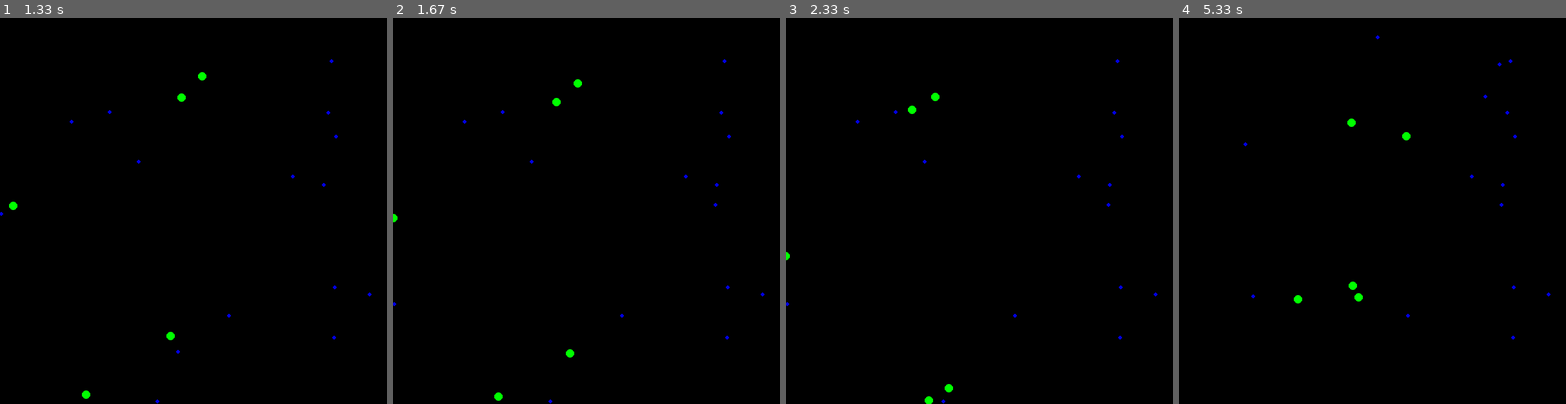
Above: before the commit, frames 1-4 (left to right).
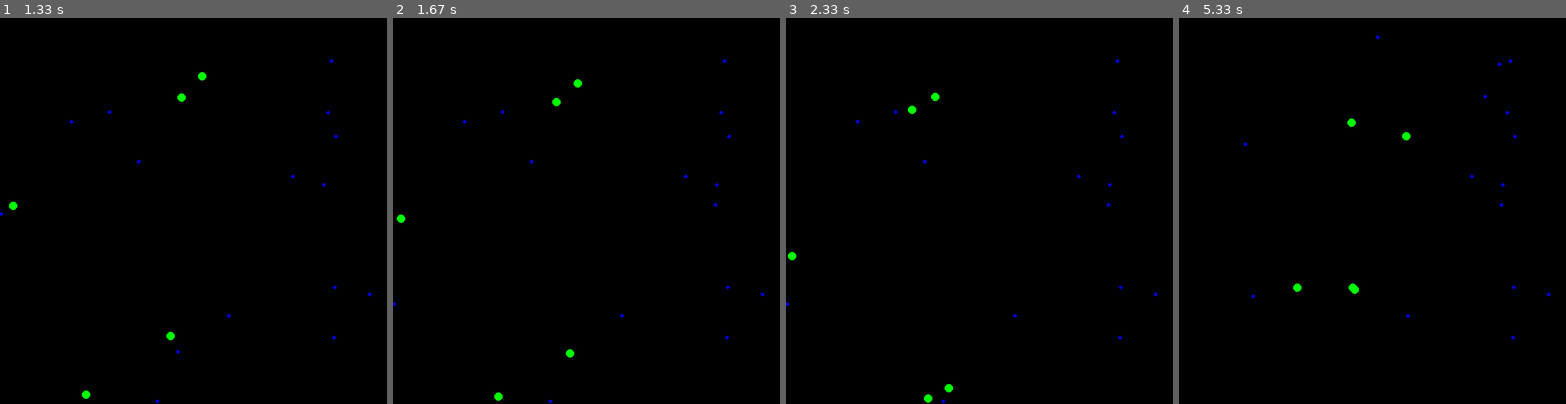
Above: after the commit, the same moments.

Repository: alexshelto/GeneticAlgorithm
Game: pygame game, started from Python/Motion/learnPygame/eatingBall.py
The game is run twice, just before and just after one commit, with the same random seed, the same clock (stepped at 60 frames per second) and the same inputs.
Inputs:
- Up to frame 1 (1.33 s): no input
- Up to frame 2 (1.67 s): no input
- Up to frame 3 (2.33 s): no input
- Up to frame 4 (5.33 s): no input

Frame 1 is identical in both runs. In frame 2, less than 0.1% of the frame differs, in the area x 0-4%, y 50-54%; in frame 3, less than 0.1%; in frame 4, 0.2%, in the area x 29-48%, y 68-74%.

Commit message:
Boundary set for organisms

Diff:
--- a/Python/Motion/learnPygame/eatingBall.py
+++ b/Python/Motion/learnPygame/eatingBall.py
@@ -12,11 +12,15 @@
 blue = (0,0,255)
 height = 600
 width = 600
-
-
-
-settings = {}
-settings['max_vel'] = 10
+boundary = 10
+
+
+
+settings = {
+    'max_vel': 10,
+    'health': 100
+}
+
 
 
 
@@ -30,6 +34,8 @@
     clock = pygame.time.Clock()
 
 
+
+
     orgs = []
     food = []
 
@@ -50,14 +56,22 @@
 
 
         for org in orgs[::-1]:
+            print(org.health)
             org.eat(food)
+            org.boundaries()
 
             org.update()
             org.draw()
 
+            if org.dead(food):
+                orgs.remove(org)
+                print("Organism died")
+
+
 
         for i in food:
             pygame.draw.circle(display, (0,0,225), [int(i[0]), int(i[1])], 3)
+
 
         pygame.display.update()
         clock.tick(60)
@@ -94,7 +108,7 @@
         self.max_force = .6
         self.color = green
         self.size = 6
-        self.health = 100
+        self.health = settings['health']
 
         self.window = window
 
@@ -129,7 +143,7 @@
 
             if distance < 5:
                 itemList.pop(foodIndex)
-                self.health += .2
+                self.health += 5
 
             if distance < closest_distance:
                 closest_distance = distance
@@ -148,12 +162,51 @@
 
         self.position += self.velocity
         self.acceleration *= 0
-        self.health -= 0.1
+        self.health -= 0.2
+        self.health = min(settings['health'], self.health)
 
     def draw(self):
         pygame.gfxdraw.aacircle(self.window, int(self.position[0]), int(self.position[1]), self.size, self.color)
         pygame.gfxdraw.filled_circle(self.window, int(self.position[0]), int(self.position[1]), self.size, self.color)
 
+    def dead(self, itemList):
+        if self.health > 0:
+            return False
+        else:
+            if self.position[0] < width-boundary and self.position[0] > boundary and self.position[1] < height-boundary and self.position[1] > boundary:
+                itemList.append(self.position)
+
+            return True
+
+    def boundaries(self):
+            desired = None
+
+            #if x value is on frame of boundary or visable window
+            if self.position[0] < boundary:
+                desired = numpy.array([self.max_vel, self.velocity[1]])
+                steer = desired-self.velocity
+                steer = normalise(steer)*self.max_force
+                self.apply_force(steer)
+
+            #if x value is larger than the window or outside
+            elif self.position[0] > width - boundary:
+                desired = numpy.array([-self.max_vel, self.velocity[1]])
+                steer = desired-self.velocity
+                steer = normalise(steer)*self.max_force
+                self.apply_force(steer)
+            #y value on boarder frame
+            if self.position[1] < boundary:
+                desired = numpy.array([self.velocity[0], self.max_vel])
+                steer = desired-self.velocity
+                steer = normalise(steer)*self.max_force
+                self.apply_force(steer)
+            # y value outside of window range
+            elif self.position[1] > height - boundary:
+                desired = numpy.array([self.velocity[0], -self.max_vel])
+                steer = desired-self.velocity
+                steer = normalise(steer)*self.max_force
+                self.apply_force(steer)
+
 
 
 
